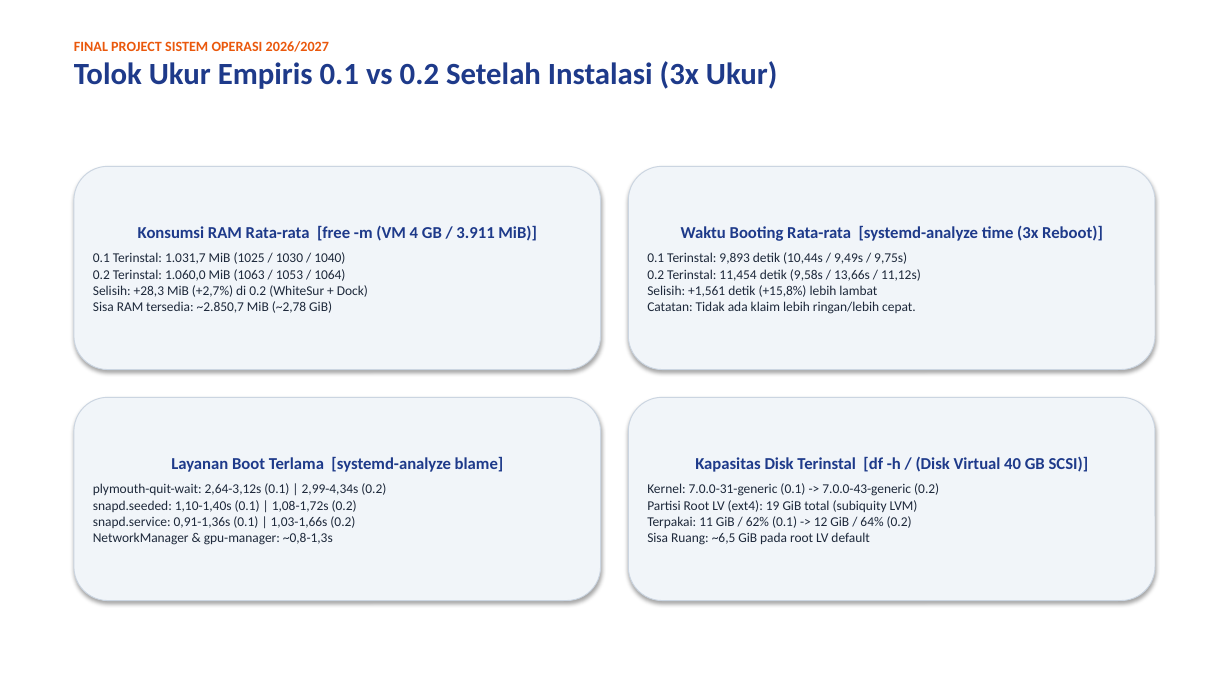
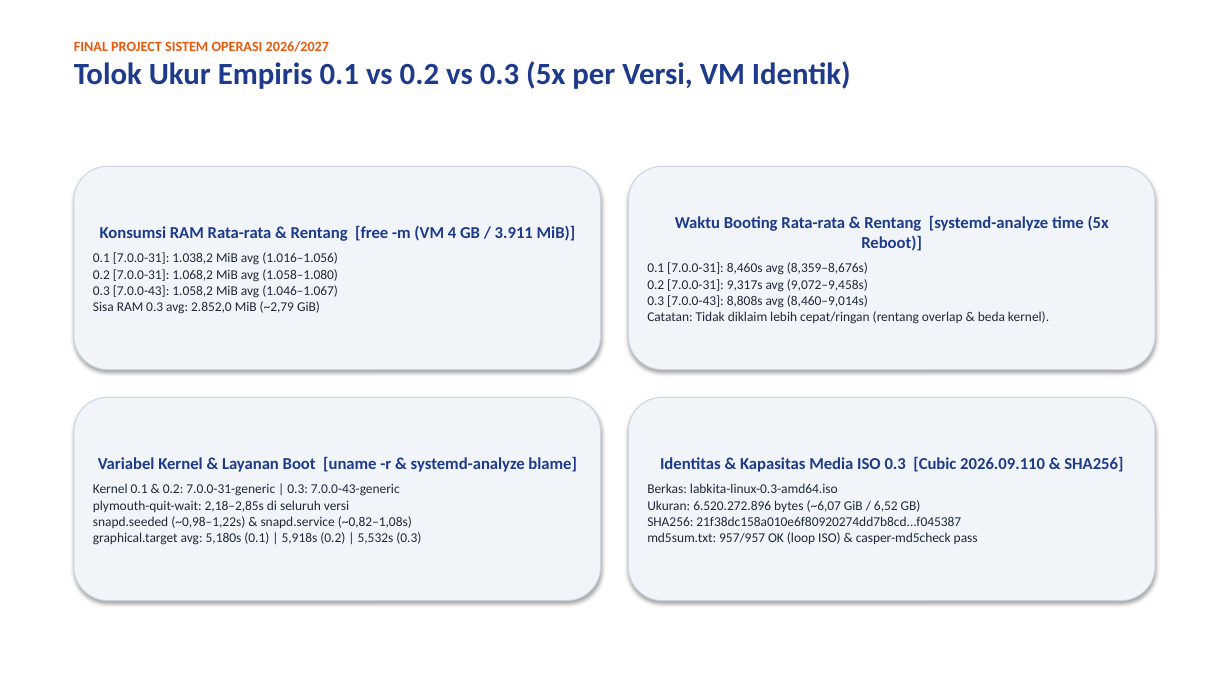
Before and after one commit to luvices/labkita, a slide deck: slide 8 of docs/presentation/labkita-presentation.pptx. Drawn at 1232x693 pixels with LibreOffice and Linux fonts; fonts in the diff are those of the drawing. Boxes give left, top, right and bottom in pixels: in the first picture for what was removed or moved away, otherwise in the second. Text is boxed around its words. In the diff, an @@ line names an element or a change of style, - is before the commit and + after.

```diff
--- a/docs/presentation/labkita-presentation.pptx
+++ b/docs/presentation/labkita-presentation.pptx
@@ text at bbox=[74, 61, 851, 89]: text changed @@
-Tolok Ukur Empiris 0.1 vs 0.2 Setelah Instalasi (3x Ukur)
+Tolok Ukur Empiris 0.1 vs 0.2 vs 0.3 (5x per Versi, VM Identik)
@@ text in rounded rectangle at bbox=[93, 226, 576, 314]: text changed @@
-Konsumsi RAM Rata-rata [free -m (VM 4 GB / 3.911 MiB)]
-0.1 Terinstal: 1.031,7 MiB (1025 / 1030 / 1040)
-0.2 Terinstal: 1.060,0 MiB (1063 / 1053 / 1064)
-Selisih: +28,3 MiB (+2,7%) di 0.2 (WhiteSur + Dock)
-Sisa RAM tersedia: ~2.850,7 MiB (~2,78 GiB)
+Konsumsi RAM Rata-rata & Rentang [free -m (VM 4 GB / 3.911 MiB)]
+0.1 [7.0.0-31]: 1.038,2 MiB avg (1.016–1.056)
+0.2 [7.0.0-31]: 1.068,2 MiB avg (1.058–1.080)
+0.3 [7.0.0-43]: 1.058,2 MiB avg (1.046–1.067)
+Sisa RAM 0.3 avg: 2.852,0 MiB (~2,79 GiB)
@@ text in rounded rectangle at bbox=[647, 216, 1109, 324]: text changed @@
-Waktu Booting Rata-rata [systemd-analyze time (3x Reboot)]
-0.1 Terinstal: 9,893 detik (10,44s / 9,49s / 9,75s)
-0.2 Terinstal: 11,454 detik (9,58s / 13,66s / 11,12s)
-Selisih: +1,561 detik (+15,8%) lebih lambat
-Catatan: Tidak ada klaim lebih ringan/lebih cepat.
+Waktu Booting Rata-rata & Rentang [systemd-analyze time (5x Reboot)]
+0.1 [7.0.0-31]: 8,460s avg (8,359–8,676s)
+0.2 [7.0.0-31]: 9,317s avg (9,072–9,458s)
+0.3 [7.0.0-43]: 8,808s avg (8,460–9,014s)
+Catatan: Tidak diklaim lebih cepat/ringan (rentang overlap & beda kernel).
@@ text in rounded rectangle at bbox=[93, 457, 577, 545]: text changed @@
-Layanan Boot Terlama [systemd-analyze blame]
-plymouth-quit-wait: 2,64-3,12s (0.1) | 2,99-4,34s (0.2)
-snapd.seeded: 1,10-1,40s (0.1) | 1,08-1,72s (0.2)
-snapd.service: 0,91-1,36s (0.1) | 1,03-1,66s (0.2)
-NetworkManager & gpu-manager: ~0,8-1,3s
+Variabel Kernel & Layanan Boot [uname -r & systemd-analyze blame]
+Kernel 0.1 & 0.2: 7.0.0-31-generic | 0.3: 7.0.0-43-generic
+plymouth-quit-wait: 2,18–2,85s di seluruh versi
+snapd.seeded (~0,98–1,22s) & snapd.service (~0,82–1,08s)
+graphical.target avg: 5,180s (0.1) | 5,918s (0.2) | 5,532s (0.3)
@@ text in rounded rectangle at bbox=[647, 457, 1123, 544]: text changed @@
-Kapasitas Disk Terinstal [df -h / (Disk Virtual 40 GB SCSI)]
-Kernel: 7.0.0-31-generic (0.1) -> 7.0.0-43-generic (0.2)
-Partisi Root LV (ext4): 19 GiB total (subiquity LVM)
-Terpakai: 11 GiB / 62% (0.1) -> 12 GiB / 64% (0.2)
-Sisa Ruang: ~6,5 GiB pada root LV default
+Identitas & Kapasitas Media ISO 0.3 [Cubic 2026.09.110 & SHA256]
+Berkas: labkita-linux-0.3-amd64.iso
+Ukuran: 6.520.272.896 bytes (~6,07 GiB / 6,52 GB)
+SHA256: 21f38dc158a010e6f80920274dd7b8cd...f045387
+md5sum.txt: 957/957 OK (loop ISO) & casper-md5check pass
```
Also in this commit, not shown: 9 other slides changed, 3 other files.
